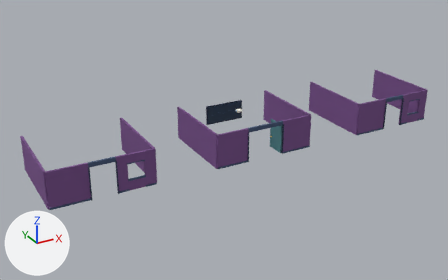
Renders of the glTF model assets/models/bb_office/rooms.glb from each side of a commit.
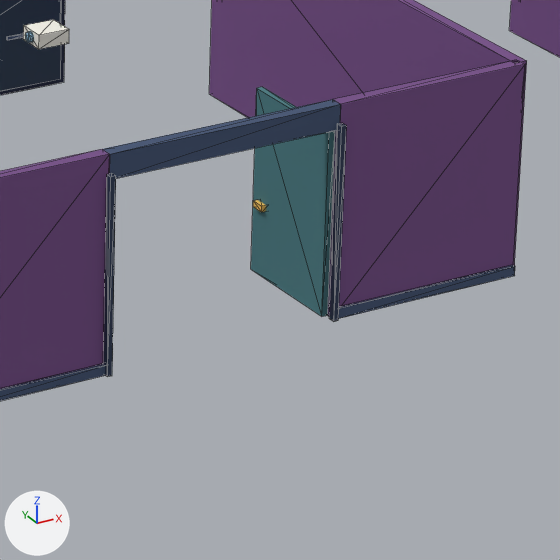
There are two pictures of each version: one whole from a 50 mm camera at (-31.36, -36.31, 27.12) aimed at (-2.1, 16.9, 0.52), one close up on the part from 52% to 71% of the width and 38% to 68% of the height. Arrows for +X, +Y and +Z are at lower left; the lights stay in place. The last two pictures show the newer version. The close-ups show mesh edges as thin lines. Vertices at exactly the same position are counted once.

Objects in the first close-up: 'rooms'.
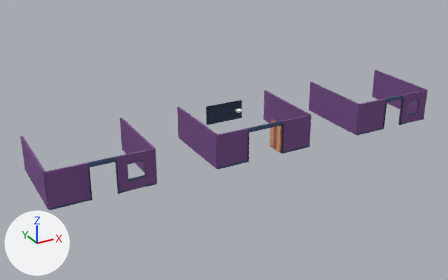
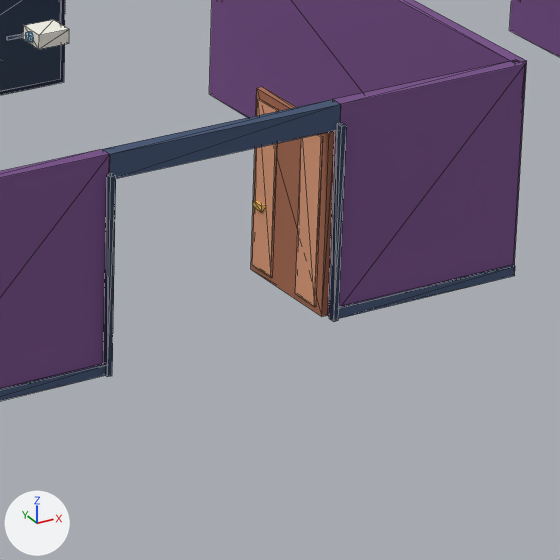
Pixel boxes [x1, y1, x2, y2] of what changed, in the close-ups (560 x 560 px):
part 1 of me_rooms, added (beige)
    after: [252, 99, 278, 277]
part 2 of me_rooms, added (beige)
    after: [295, 134, 323, 306]
part 3 of me_rooms, recoloured (cyan to brown)
    both: [251, 87, 335, 317]

Patch to the scene script:
```diff
--- a/assets/models/bb_office/rooms.glb.py
+++ b/assets/models/bb_office/rooms.glb.py
@@ mat_wood @@
+mat_wood = principled_material('wood')
+mat_wood.base_color = (0.407, 0.15, 0.0823)  # brown #ab6c51
+mat_wood.roughness = 0.87
@@ mat_timber @@
+mat_timber = principled_material('timber')
+mat_timber.base_color = (0.776, 0.356, 0.202)  # beige #e4a17c
+mat_timber.roughness = 0.87
@@ me_rooms @@
 # used by ob_rooms; location = (0.0, 0.0, 0.0)
-me_rooms.from_pydata(...)  # 400 vertices, 648 faces; spans x -22.1..22.1, y 11.9..20.9, z 0.0..3.6
+me_rooms.from_pydata(...)  # 416 vertices, 672 faces; spans x -22.1..22.1, y 11.9..20.9, z 0.0..3.6
+# me_rooms part 1: a new loose piece, a box spanning x 1.907..1.945, y 13.53..14.07, z 0.12..2.98, in mat_timber (beige #e4a17c)
+# me_rooms part 2: a new loose piece, a box spanning x 1.907..1.945, y 12.28..12.82, z 0.12..2.98, in mat_timber (beige #e4a17c)
+# me_rooms part 3: 12 faces spanning x 1.9..2.0, y 12.1..14.2, z 0.0..3.1 switch from mat_teal (cyan #477b82) to mat_wood (brown #ab6c51)
 me_rooms.materials.append(mat_violet)
@@ me_rooms @@
 me_rooms.materials.append(mat_screen_dark)
+me_rooms.materials.append(mat_timber)  # beige #e4a17c
```
